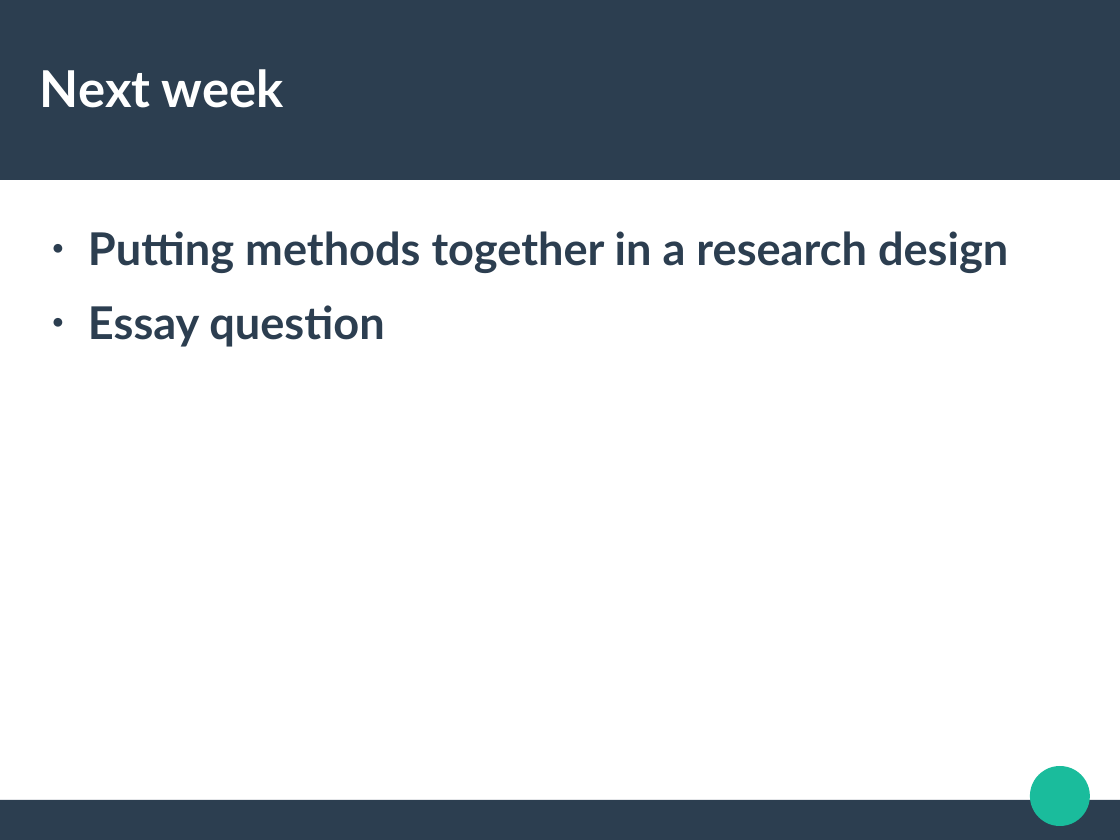
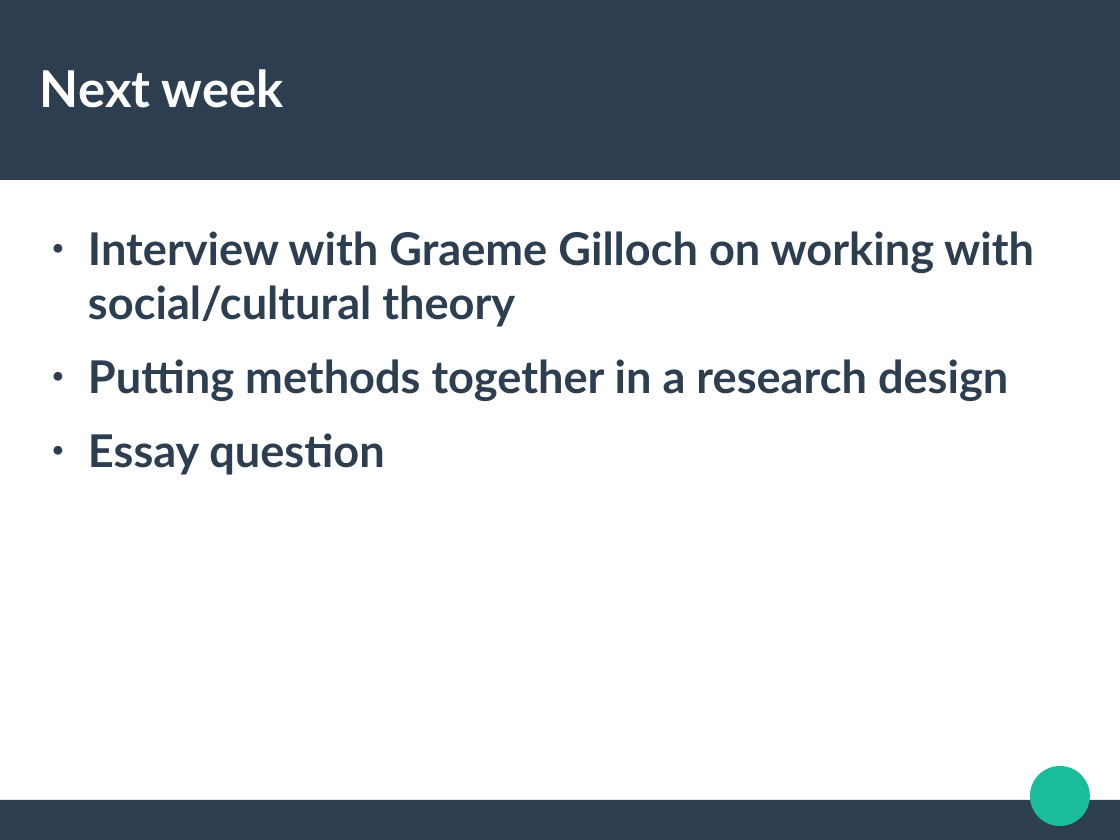
Before and after one commit to rian39/socl923, a slide deck: slide 20 of lectures_old/week7_2016.odp. Drawn at 1120x840 pixels with LibreOffice and Linux fonts; fonts in the diff are those of the drawing. Boxes give left, top, right and bottom in pixels: in the first picture for what was removed or moved away, otherwise in the second. Text is boxed around its words. In the diff, an @@ line names an element or a change of style, - is before the commit and + after.

Commit message:
week 6+7 slides

```diff
--- a/lectures_old/week7_2016.odp
+++ b/lectures_old/week7_2016.odp
@@ text at box(88, 231, 1034, 327): paragraph added @@
+● Interview with Graeme Gilloch on working with social/cultural theory
```
Also in this commit, not shown: 4 other slides changed, 1 slide removed, 4 other files.
